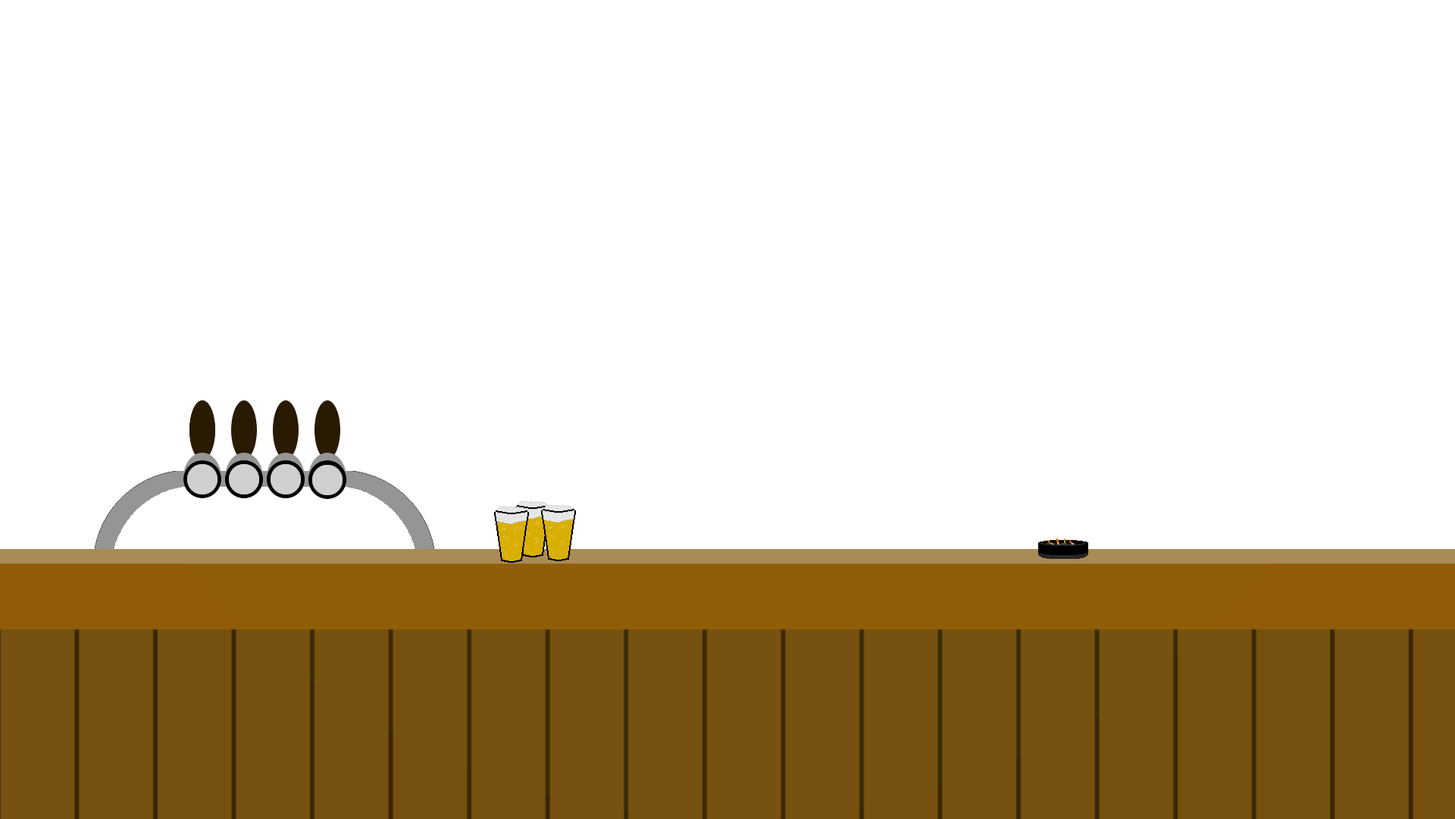
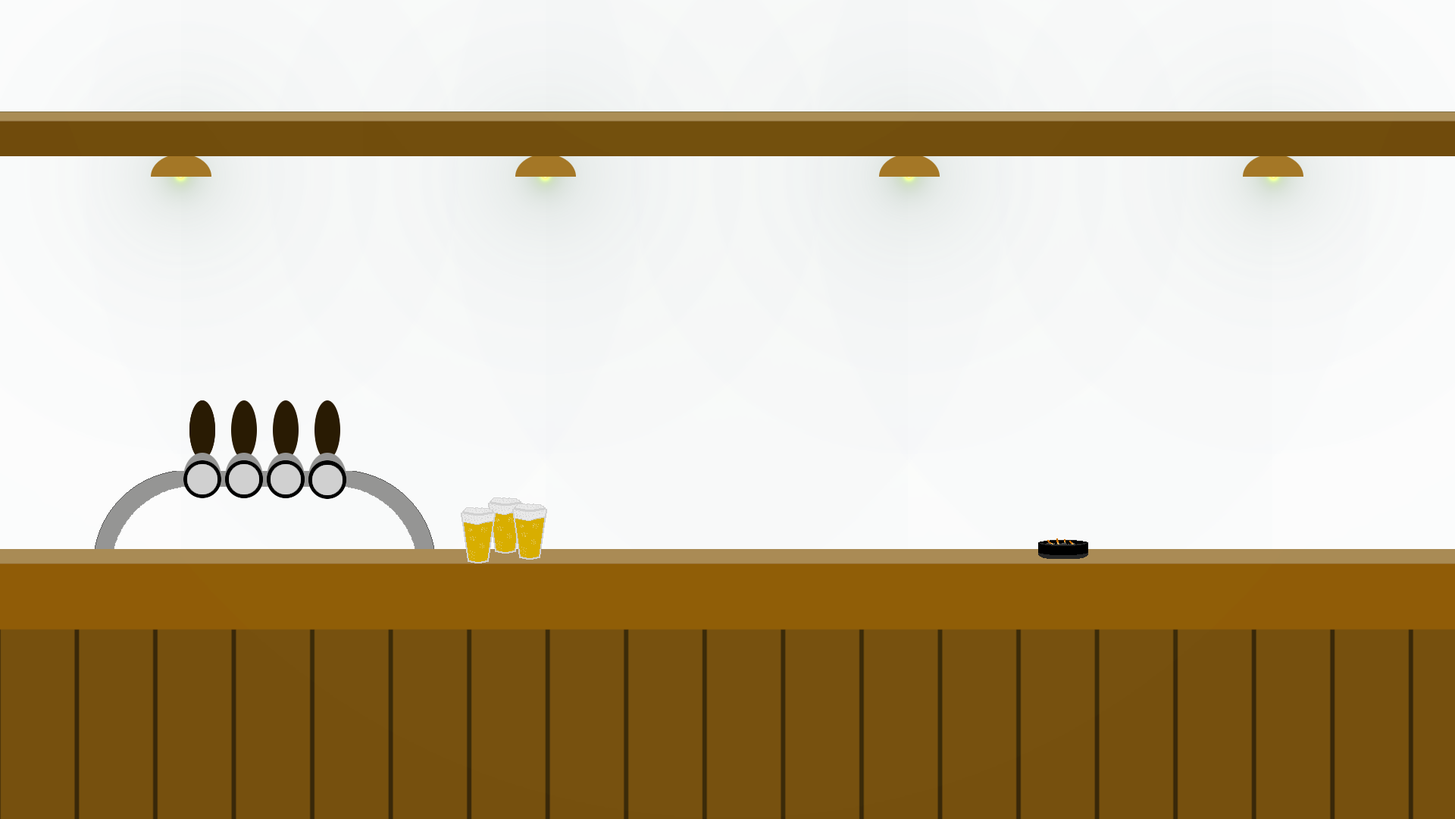
Layer changes from the first (1455, 819) image to the second:
removed layer "beer copy #1" over bbox(541, 504, 577, 561)
added layer "beer_3" above "beer_2" over bbox(460, 507, 496, 564)
renamed "beer copy" to "beer_2", moved it above "beer_1", painted on it over bbox(512, 501, 551, 560)
renamed "beer" to "beer_1", painted on it over bbox(488, 497, 530, 563)
showed "plank.png copy" over bbox(0, 111, 1455, 177)
showed "lighting copy" over bbox(0, 0, 1455, 564)
showed "background", painted on it over bbox(0, 0, 1455, 564)
